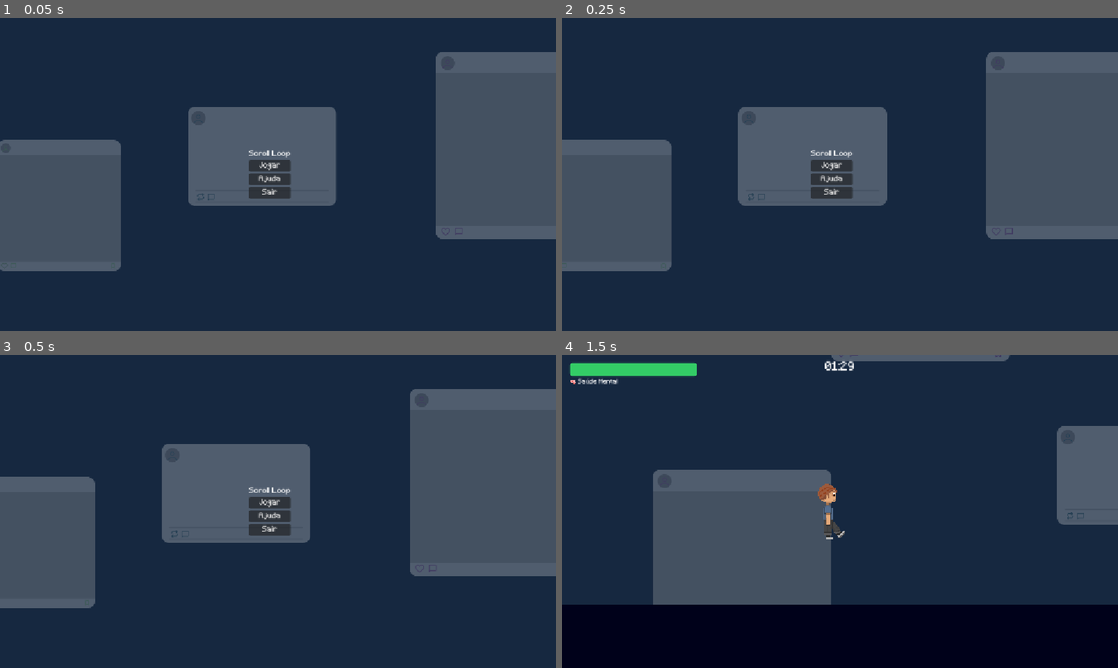
Above: before the commit, frames 1-4 (two rows, left to right).
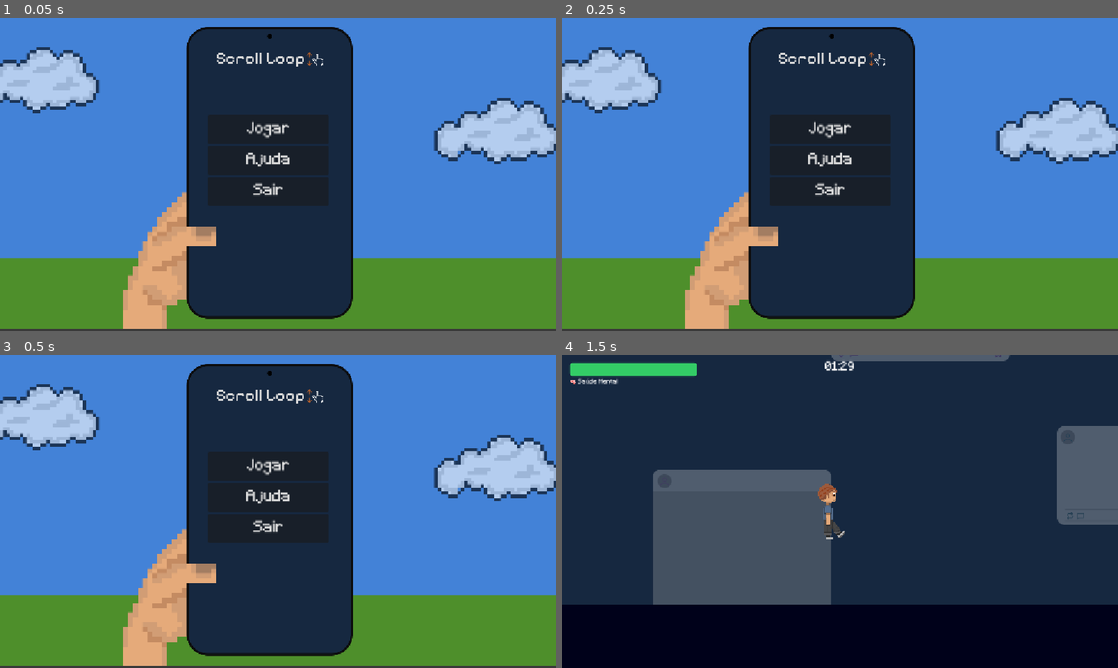
Above: after the commit, the same moments.

Repository: mota-pedro/projeto-ese
Game: Godot game, scene res://main_menu.tscn
Same seed, same stepped clock (60 frames per second), same inputs: the game is played once before the commit and once after it.
Inputs:
- Up to frame 1 (0.05 s): no input
- Up to frame 2 (0.25 s): no input
- Up to frame 3 (0.5 s): no input
- Up to frame 4 (1.5 s): click "Jogar" at 0.5 s; tap Enter (ui_accept) at 1.25 s; hold Right (ui_right) from 1.28 s (still down)

The runs differ from the first frame. In frame 1, 81% of the frame differs, in the area x 0-100%, y 0-100%; in frame 2, 81%; in frame 3, 80%; in frame 4, nothing differs.

Commit message:
feat: novo menu

Diff:
--- a/main_menu.gd
+++ b/main_menu.gd
@@ -1,9 +1,5 @@
 # main_menu.gd
 extends Control
-
-func _ready():
-	# Garante que o background começa animando
-	pass
 
 func _on_jogar_pressed():
 	get_tree().change_scene_to_file("res://primeira_fase.tscn")
--- a/main_menu.tscn
+++ b/main_menu.tscn
@@ -1,50 +1,57 @@
 [gd_scene format=3 uid="uid://crmyrv4qe0bfs"]
 
 [ext_resource type="Script" uid="uid://c3ujw7tdn54mq" path="res://main_menu.gd" id="1_06t4h"]
-[ext_resource type="PackedScene" uid="uid://b8qrbxkps4rin" path="res://background.tscn" id="2_7vrkn"]
 [ext_resource type="FontFile" uid="uid://cctrsnqmlauw6" path="res://assets/fonts/minecraft/Minecraft.ttf" id="2_fu7sn"]
-
-[sub_resource type="LabelSettings" id="LabelSettings_hq41x"]
+[ext_resource type="Texture2D" uid="uid://dqueot28nc7fk" path="res://assets/menu/menu_screen.png" id="3_fu7sn"]
 
 [node name="MainMenu" type="Control" unique_id=283660924]
 layout_mode = 3
 anchors_preset = 0
-offset_left = 516.0
-offset_top = 260.0
-offset_right = 516.0
-offset_bottom = 260.0
+offset_left = 459.0
+offset_top = 301.0
+offset_right = 459.0
+offset_bottom = 301.0
 script = ExtResource("1_06t4h")
+
+[node name="Background" type="TextureRect" parent="." unique_id=1554738368]
+z_index = -10
+layout_mode = 0
+offset_left = -617.0
+offset_top = -304.0
+offset_right = 817.04675
+offset_bottom = 346.0
+texture = ExtResource("3_fu7sn")
+expand_mode = 1
 
 [node name="CenterContainer" type="CenterContainer" parent="." unique_id=1184848044]
 layout_mode = 0
-offset_right = 85.0
-offset_bottom = 128.0
+offset_left = -28.0
+offset_top = -100.0
+offset_right = 222.0
+offset_bottom = 88.0
 
 [node name="VBoxContainer" type="VBoxContainer" parent="CenterContainer" unique_id=449188023]
 layout_mode = 2
+offset_transform_enabled = true
 
-[node name="Label" type="Label" parent="CenterContainer/VBoxContainer" unique_id=1990424422]
+[node name="Jogar" type="Button" parent="CenterContainer/VBoxContainer" unique_id=1114379859]
+custom_minimum_size = Vector2(250, 60)
 layout_mode = 2
 theme_override_fonts/font = ExtResource("2_fu7sn")
-theme_override_font_sizes/font_size = 24
-text = "Scroll Loop"
-label_settings = SubResource("LabelSettings_hq41x")
-
-[node name="Jogar" type="Button" parent="CenterContainer/VBoxContainer" unique_id=1114379859]
-layout_mode = 2
-theme_override_fonts/font = ExtResource("2_fu7sn")
+theme_override_font_sizes/font_size = 32
 text = "Jogar"
 
 [node name="Ajuda" type="Button" parent="CenterContainer/VBoxContainer" unique_id=788485029]
+custom_minimum_size = Vector2(0, 60)
 layout_mode = 2
+theme_override_font_sizes/font_size = 32
 text = "Ajuda"
 
 [node name="Sair" type="Button" parent="CenterContainer/VBoxContainer" unique_id=1740890055]
+custom_minimum_size = Vector2(0, 60)
 layout_mode = 2
+theme_override_font_sizes/font_size = 32
 text = "Sair"
-
-[node name="Background" parent="." unique_id=842056252 instance=ExtResource("2_7vrkn")]
-position = Vector2(-578, -314)
 
 [connection signal="pressed" from="CenterContainer/VBoxContainer/Jogar" to="." method="_on_jogar_pressed"]
 [connection signal="pressed" from="CenterContainer/VBoxContainer/Sair" to="." method="_on_sair_pressed"]
Binary file added: assets/menu/menu_screen.png
Not shown, added: assets/menu/menu_screen.png.import
